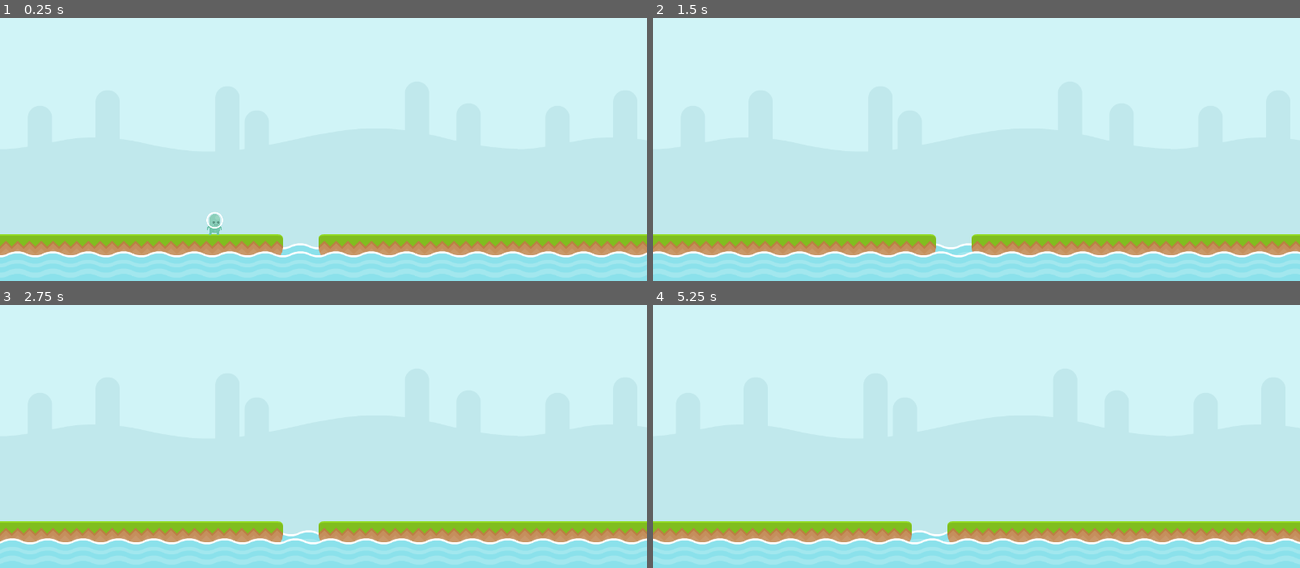
Above: before the commit, frames 1-4 (two rows, left to right).
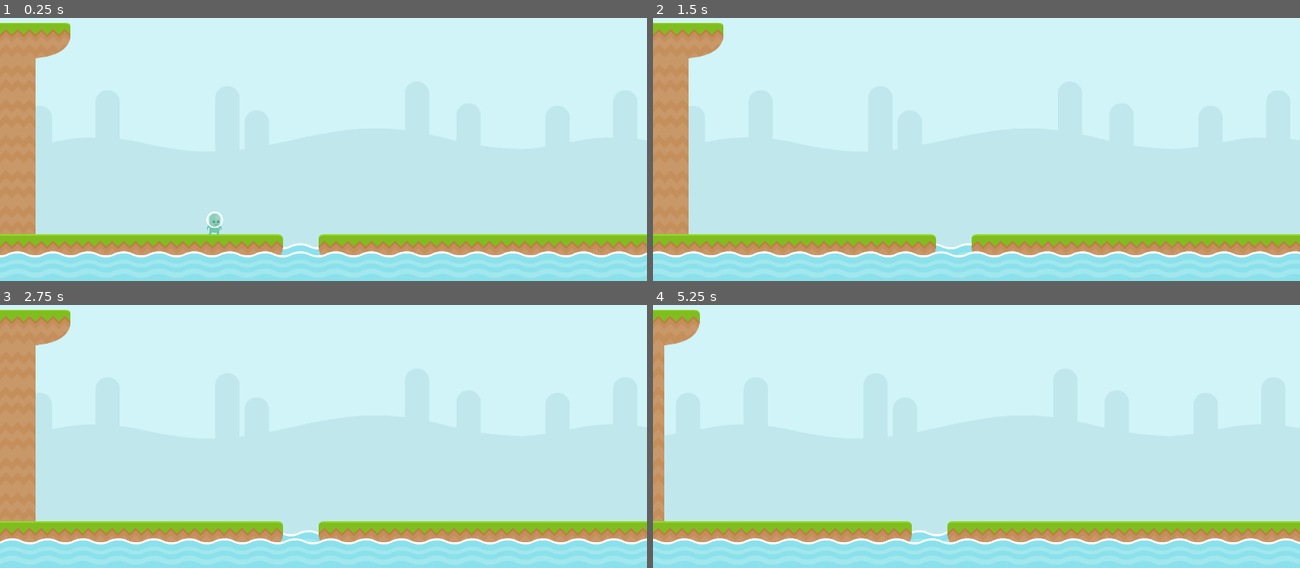
Above: after the commit, the same moments.

Repository: RafaelForbeck/the-way
Game: Godot game, scene res://scenes/phase.tscn
Two runs of this game, one before a commit and one after it. Both use one fixed random seed, a clock stepped at 60 frames per second and the inputs below.
Inputs:
- Up to frame 1 (0.25 s): no input
- Up to frame 2 (1.5 s): tap Enter (jump) at 0.5, 0.77 s; hold S (duck) 0.53-1.28 s; hold Right (move_right) from 0.53 s (still down); tap S (duck) at 1.35 s
- Up to frame 3 (2.75 s): tap Enter (jump) at 1.52 s; release Right (move_right) at 2.03 s; hold Left (move_left) from 2.03 s (still down); hold S (duck) from 2.03 s (still down)
- Up to frame 4 (5.25 s): release Left (move_left) at 2.78 s; release S (duck) at 2.78 s; hold Right (move_right) 2.78-4.28 s; tap S (duck) at 2.85, 4.35 s; tap Enter (jump) at 3.02, 3.77, 4.52 s; hold S (duck) 3.53-4.28 s; hold Left (move_left) 4.28-5.03 s; hold Right (move_right) from 5.03 s (still down); hold S (duck) from 5.03 s (still down)

The runs differ from the first frame. In frame 1, 5.1% of the frame differs, in the area x 0-35%, y 1-83%; in frame 2, 5.0%; in frame 3, 5.0%; in frame 4, 2.0%.

Commit message:
feat: adjusts player collider in duck state

Diff:
--- a/entities/player.tscn
+++ b/entities/player.tscn
@@ -77,11 +77,11 @@
 
 [node name="AnimatedSprite2D" type="AnimatedSprite2D" parent="."]
 sprite_frames = SubResource("SpriteFrames_n1v54")
-animation = &"walking"
+animation = &"idle"
 autoplay = "idle"
 
 [node name="CollisionShape2D" type="CollisionShape2D" parent="."]
-position = Vector2(1, 3)
+position = Vector2(1, 5)
 shape = SubResource("CapsuleShape2D_13vav")
 
 [node name="Camera2D" type="Camera2D" parent="."]
--- a/scenes/phase.tscn
+++ b/scenes/phase.tscn
@@ -4,9 +4,6 @@
 [ext_resource type="Texture2D" uid="uid://ivms13rjeykx" path="res://sprites/tiles_spritesheet.png" id="2_6n70k"]
 [ext_resource type="Script" path="res://scripts/water.gd" id="3_kaqn4"]
 [ext_resource type="PackedScene" uid="uid://5rgmrnka8y3c" path="res://entities/player.tscn" id="3_nqrv7"]
-
-[sub_resource type="RectangleShape2D" id="RectangleShape2D_48yma"]
-size = Vector2(5464, 128)
 
 [sub_resource type="Animation" id="Animation_4ttn1"]
 resource_name = "water"
@@ -80,6 +77,9 @@
 [sub_resource type="TileSet" id="TileSet_78qt4"]
 tile_size = Vector2i(70, 70)
 sources/0 = SubResource("TileSetAtlasSource_3q58e")
+
+[sub_resource type="RectangleShape2D" id="RectangleShape2D_48yma"]
+size = Vector2(5464, 128)
 
 [sub_resource type="TileSetAtlasSource" id="TileSetAtlasSource_dor0i"]
 texture = ExtResource("2_6n70k")
@@ -277,12 +277,6 @@
 [node name="Water" type="Node2D" parent="."]
 z_index = 1
 
-[node name="Area2D" type="Area2D" parent="Water"]
-
-[node name="CollisionShape2D" type="CollisionShape2D" parent="Water/Area2D"]
-position = Vector2(2732, 552)
-shape = SubResource("RectangleShape2D_48yma")
-
 [node name="AnimationPlayer" type="AnimationPlayer" parent="Water"]
 root_node = NodePath("../..")
 libraries = {
@@ -304,8 +298,16 @@
 rendering_quadrant_size = 70
 script = ExtResource("3_kaqn4")
 
+[node name="Area2D" type="Area2D" parent="Water"]
+
+[node name="CollisionShape2D" type="CollisionShape2D" parent="Water/Area2D"]
+z_index = 10
+position = Vector2(2732, 552)
+shape = SubResource("RectangleShape2D_48yma")
+debug_color = Color(0.952941, 0, 0.552941, 0.466667)
+
 [node name="World" type="TileMapLayer" parent="."]
-tile_map_data = PackedByteArray("AAAAAAYAAAAHAAgAAAABAAYAAAA …(1376 unchanged characters)… HAAgAAABMAAYAAAAHAAgAAABNAAYAAAAHAAgAAAA=")
+tile_map_data = PackedByteArray("AAAAAAYAAAAHAAgAAAABAAYAAAA …(1376 unchanged characters)… HAAgAAABMAAYAAAAHAAgAAABNAAYAAAAHAAgAAAAAAAUAAAAIAAwAAAAAAAQAAAAIAAwAAAAAAAMAAAAIAAwAAAAAAAIAAAAIAAwAAAAAAAEAAAAIAAwAAAABAAAAAAAIAAgAAAAAAAAAAAAHAAgAAAA=")
 tile_set = SubResource("TileSet_xi1i5")
 rendering_quadrant_size = 70
 
--- a/scripts/player.gd
+++ b/scripts/player.gd
@@ -3,6 +3,7 @@
 enum PlayerState { IDLE, WALKING, JUMPING, DUCKING }
 
 @onready var anim = $AnimatedSprite2D
+@onready var collisionShape = $CollisionShape2D
 
 @export var max_speed = 300.0
 @export var deceleration = 1200.0
@@ -55,7 +56,13 @@
 
 func go_to_ducking_state():
 	status = PlayerState.DUCKING
+	collisionShape.shape.height = 50
+	collisionShape.position.y = 16
 	anim.play("duck")
+
+func exit_from_ducking_state():
+	collisionShape.shape.height = 84
+	collisionShape.position.y = 5
 
 func idle_state(delta):
 
@@ -103,6 +110,7 @@
 func ducking_state(delta):
 	decelerate(delta)
 	if not Input.is_action_pressed("duck"):
+		exit_from_ducking_state()
 		go_to_idle_state()
 
 func move(delta):
